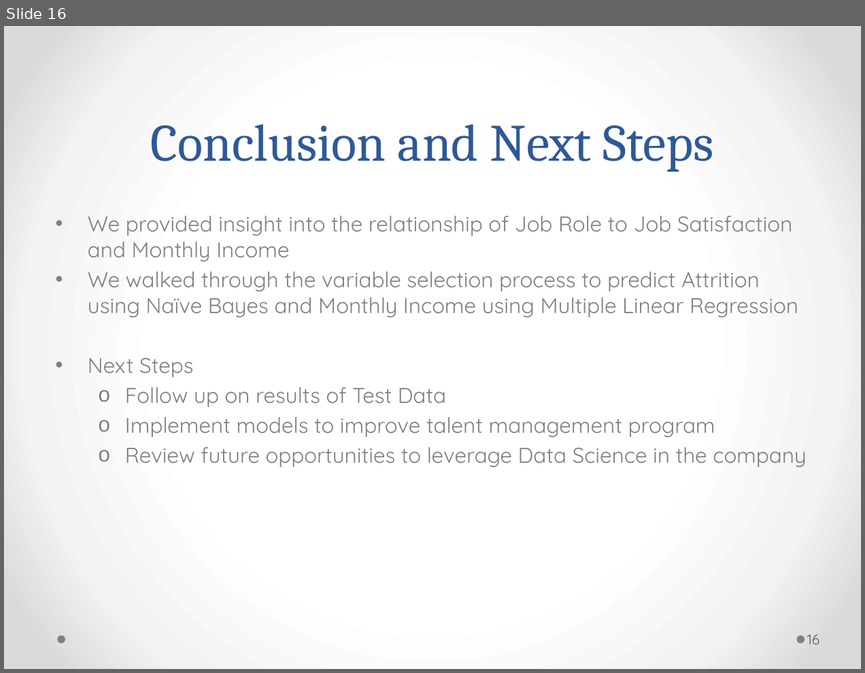
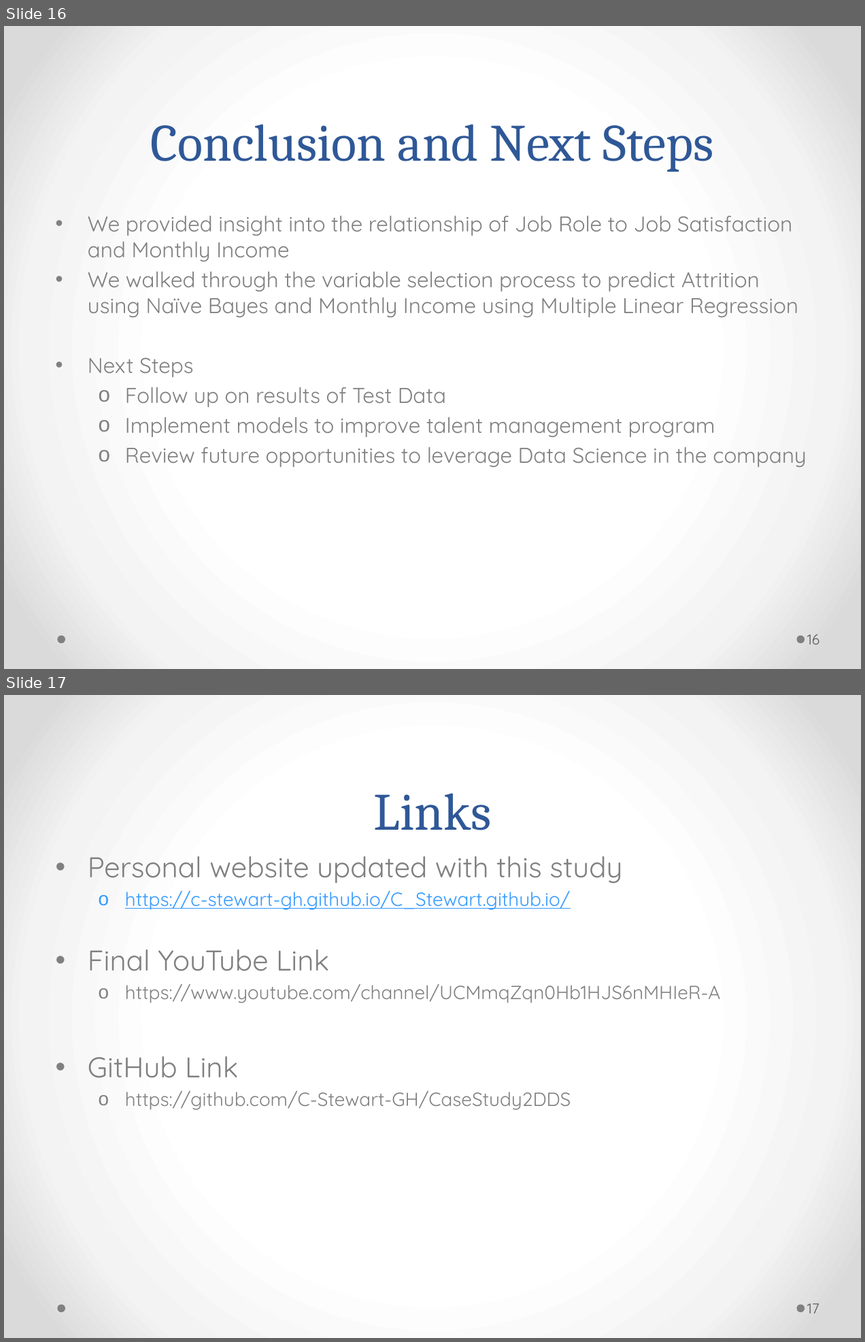
Before and after one commit to C-Stewart-GH/Attrition_and_Income_Prediction_Case_Study, a slide deck: PPT_Presentation/Final_CS2_Presentation.pptx. Shown one above the other, each under a label of ours: slide 16 before the commit, slides 16 and 17 after it. The pictures are 865x673 and 865x1342 pixels, drawn with LibreOffice and Linux fonts; fonts in the diff are those of the drawing. Boxes give left, top, right and bottom in pixels: in the first picture for what was removed or moved away, otherwise in the second. Text is boxed around its words. In the diff, an @@ line names an element or a change of style, - is before the commit and + after.

Commit message:
sync

```diff
--- a/PPT_Presentation/Final_CS2_Presentation.pptx
+++ b/PPT_Presentation/Final_CS2_Presentation.pptx
@@ slide 17 added at <box>4,695,861,1338</box>, background gradient #FFFFFF to #F4F4F4 to #DADADA; not listed: 2 template elements that a slide beside it also shows @@
@@ title added at <box>373,793,491,830</box>, 44 pt, text #2F5897 @@
+Links
@@ text added at <box>88,856,721,1110</box>, 16 pt, text #808080 @@
+• Personal website updated with this study
+  o https://c-stewart-gh.github.io/C_Stewart.github.io/
+• Final YouTube Link
+  o https://www.youtube.com/channel/UCMmqZqn0Hb1HJS6nMHIeR-A
+• GitHub Link
+  o https://github.com/C-Stewart-GH/CaseStudy2DDS
@@ page number added at <box>807,1303,819,1313</box>, 12 pt, text #595959 @@
+17
```
